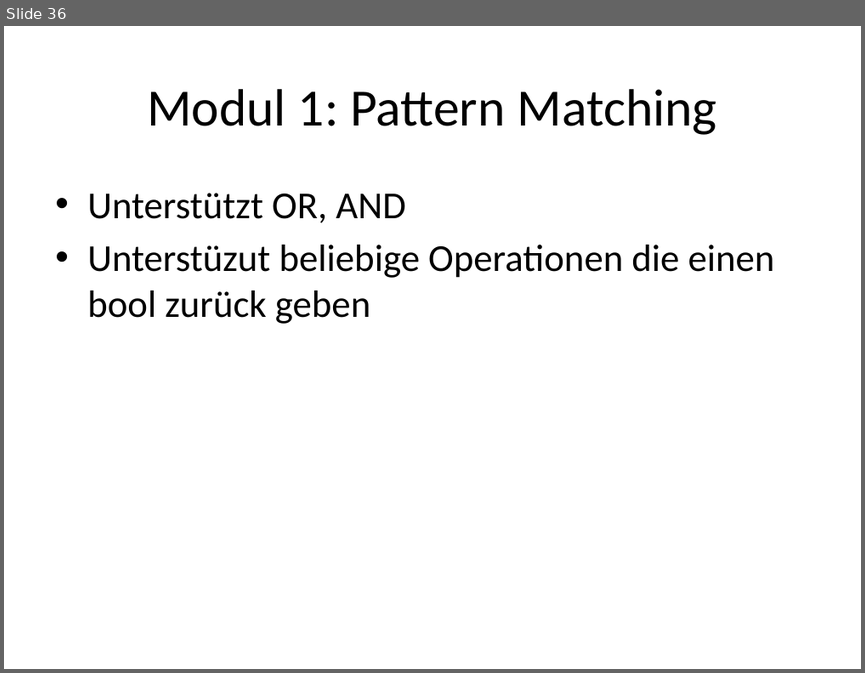
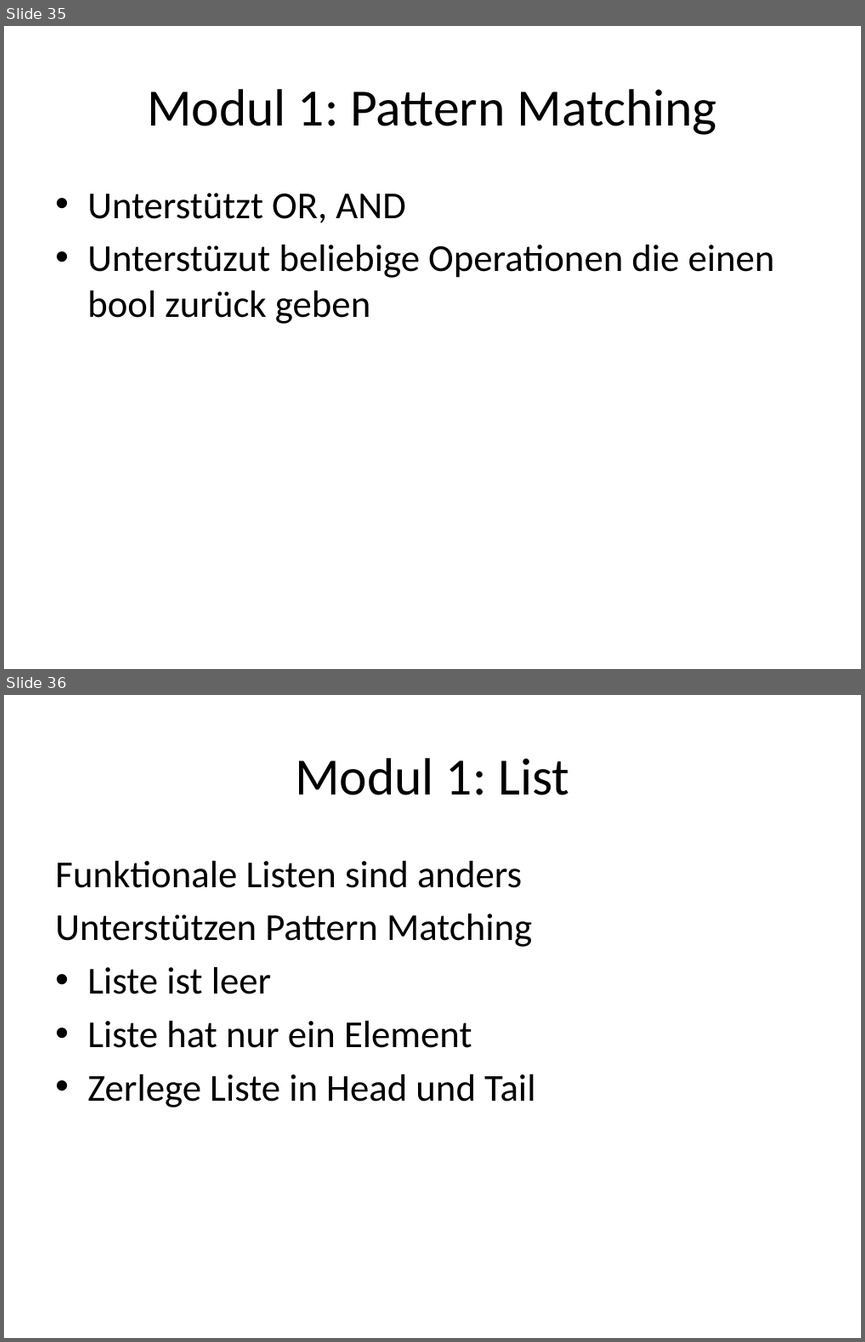
Before and after one commit to nasserbrake/Spartakiade2017, a slide deck: FSharp.pptx. Shown one above the other, each under a label of ours: slide 36 before the commit, slides 35 and 36 after it. The pictures are 865x673 and 865x1342 pixels, drawn with LibreOffice and Linux fonts; fonts in the diff are those of the drawing. Boxes give left, top, right and bottom in pixels: in the first picture for what was removed or moved away, otherwise in the second. Text is boxed around its words. In the diff, an @@ line names an element or a change of style, - is before the commit and + after.

Commit message:
List

```diff
--- a/FSharp.pptx
+++ b/FSharp.pptx
@@ slide 36 added at <box>4,695,861,1338</box>, background #FFFFFF @@
@@ title added at <box>295,758,569,795</box>, 44 pt, text #000000 @@
+Modul 1: List
@@ text added at <box>55,861,535,1107</box>, 32 pt, text #000000 @@
+Funktionale Listen sind anders
+Unterstützen Pattern Matching
+• Liste ist leer
+• Liste hat nur ein Element
+• Zerlege Liste in Head und Tail
@@ what was slide 36 is now slide 35 @@
```
Also in this commit, not shown: 1 slide changed, 1 other file.
